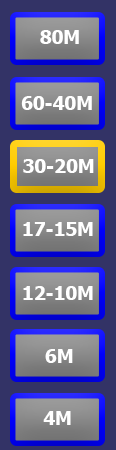
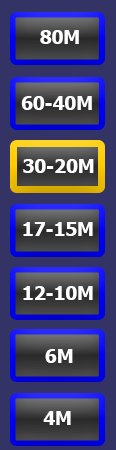
Layered file, before and after one edit (116×450). Changes by layer:
painted on "Button7" over [15, 398, 99, 441]
painted on "Button6" over [15, 334, 99, 377]
painted on "Button5" over [15, 272, 99, 315]
painted on "Button4" over [15, 209, 99, 252]
painted on "Button3" over [17, 147, 98, 186]
painted on "Button2" over [15, 82, 99, 125]
painted on "Button1" over [15, 17, 99, 60]